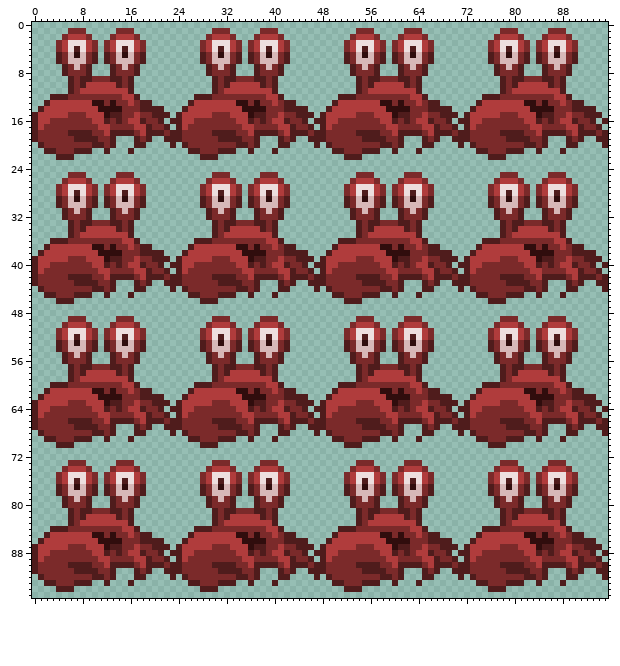
A sprite sheet gets an edit: images/monsters/crab.png. This is how it looked before the edit.
The file is 96x96 pixels.
After the commit:
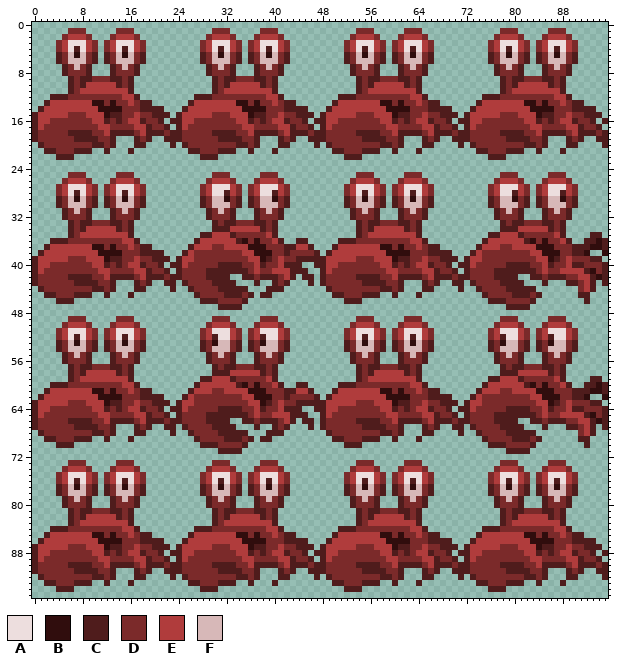
Palette (. is transparent): A #eddede  B #300d0d  C #4f1c1c  D #7b2a2a  E #b03c3c  F #d7b8b8
From old to new:
y 28: x 31..32 CA -> AC; x 39..40 CA -> AC; x 79..80 CA -> AC; x 87..88 CA -> AC
y 29: x 31..32 BF -> FB; x 39..40 BF -> FB; x 79..80 BF -> FB; x 87..88 BF -> FB
y 34: x 31 D -> C; x 79 D -> C
y 35: x 28..31 ..CD -> CCEE; x 33..38 EEEEEE -> CDDDDD; x 76..79 ..CD -> CCEE; x 81..86 EEEEEE -> CDDDDD; x 93..94 .. -> CC
y 36: x 28..35 CCDDDDDD -> EEEEEECB; x 37 D -> B; x 39 E -> D; x 44..45 .. -> CC; x 76..83 CCDDDDDD -> EEEEEECB; x 85 D -> B; x 87 E -> D; x 92..95 .... -> CCBC
y 37: x 30..31 EE -> DD; x 34..36 BBD -> EEB; x 38 D -> B; x 40 E -> D; x 44..46 ... -> EEC; x 78..79 EE -> DD; x 82..84 BBD -> EEB; x 86 D -> B; x 88 E -> D; x 92..95 .... -> CBBC
y 38: x 27..36 EEEEEEEEBB -> DDDDDDDDEE; x 39 D -> B; x 43..47 CCC.. -> DDDDC; x 75..84 EEEEEEEEBB -> DDDDDDDDEE; x 87 D -> B; x 92..93 CC -> B.; x 95 . -> B
y 39: x 27..29 EEE -> DDD; x 33..39 EEEBCCD -> DDDEEBC; x 47 . -> C; x 75..77 EEE -> DDD; x 81..87 EEEBCCD -> DDDEEBC; x 92 C -> D
y 40: x 26 E -> D; x 31..37 DDDEECD -> CCCCDDE; x 40 E -> D; x 43..45 DDC -> CC.; x 74 E -> D; x 79..85 DDDEECD -> CCCCDDE; x 88 E -> D; x 91 D -> C; x 93..94 C. -> DD
y 41: x 25 E -> D; x 29..37 DDDDDDEED -> CCCCCCCDE; x 40 D -> E; x 44..46 DDC -> CC.; x 73 E -> D; x 77..85 DDDDDDEED -> CCCCCCCDE; x 88 D -> E; x 91..95 CDDC. -> ECBDC
y 42: x 29 D -> C; x 33..37 CDDEC -> ..CCD; x 44 C -> .; x 46..47 DC -> C.; x 77 D -> C; x 81..85 CDDEC -> ..CCD; x 90..92 ECC -> DEE; x 94 D -> B
y 43: x 24..25 CD -> .C; x 30 D -> C; x 34..36 CDD -> ...; x 40..43 .CDC -> CDC.; x 47 C -> .; x 72..73 CD -> .C; x 78 D -> C; x 82..84 CDD -> ...; x 90..94 DC..C -> CDEC.
y 44: x 25..26 CD -> .C; x 31..33 DDD -> CCC; x 36..37 DC -> ..; x 39..40 .. -> CC; x 42 C -> .; x 47 C -> .; x 73..74 CD -> .C; x 79..81 DDD -> CCC; x 84..85 DC -> ..; x 89..93 CC... -> ..DEC; x 95 C -> .
y 45: x 26 C -> .; x 31 C -> D; x 34..35 .. -> CD; x 38..40 ..C -> CC.; x 74 C -> .; x 79 C -> D; x 82..83 .. -> CD; x 88 C -> .; x 91..92 .. -> CC
y 46: x 31..35 ..... -> DDDDC; x 79..83 ..... -> DDDDC; x 92 . -> C
y 47: x 31..34 .... -> CCCC; x 79..82 .... -> CCCC
y 52: x 30..31 AC -> CA; x 38..39 AC -> CA; x 78..79 AC -> CA; x 86..87 AC -> CA
y 53: x 30..31 FB -> BF; x 38..39 FB -> BF; x 78..79 FB -> BF; x 86..87 FB -> BF
y 58: x 31 D -> C; x 79 D -> C
y 59: x 28..31 ..CD -> CCEE; x 33..38 EEEEEE -> CDDDDD; x 76..79 ..CD -> CCEE; x 81..86 EEEEEE -> CDDDDD; x 93..94 .. -> CC
y 60: x 28..35 CCDDDDDD -> EEEEEECB; x 37 D -> B; x 39 E -> D; x 44..45 .. -> CC; x 76..83 CCDDDDDD -> EEEEEECB; x 85 D -> B; x 87 E -> D; x 92..95 .... -> CCBC
y 61: x 30..31 EE -> DD; x 34..36 BBD -> EEB; x 38 D -> B; x 40 E -> D; x 44..46 ... -> EEC; x 78..79 EE -> DD; x 82..84 BBD -> EEB; x 86 D -> B; x 88 E -> D; x 92..95 .... -> CBBC
y 62: x 27..36 EEEEEEEEBB -> DDDDDDDDEE; x 39 D -> B; x 43..47 CCC.. -> DDDDC; x 75..84 EEEEEEEEBB -> DDDDDDDDEE; x 87 D -> B; x 92..93 CC -> B.; x 95 . -> B
y 63: x 27..29 EEE -> DDD; x 33..39 EEEBCCD -> DDDEEBC; x 47 . -> C; x 75..77 EEE -> DDD; x 81..87 EEEBCCD -> DDDEEBC; x 92 C -> D
y 64: x 26 E -> D; x 31..37 DDDEECD -> CCCCDDE; x 40 E -> D; x 43..45 DDC -> CC.; x 74 E -> D; x 79..85 DDDEECD -> CCCCDDE; x 88 E -> D; x 91 D -> C; x 93..94 C. -> DD
y 65: x 25 E -> D; x 29..37 DDDDDDEED -> CCCCCCCDE; x 40 D -> E; x 44..46 DDC -> CC.; x 73 E -> D; x 77..85 DDDDDDEED -> CCCCCCCDE; x 88 D -> E; x 91..95 CDDC. -> ECBDC
y 66: x 29 D -> C; x 33..37 CDDEC -> ..CCD; x 44 C -> .; x 46..47 DC -> C.; x 77 D -> C; x 81..85 CDDEC -> ..CCD; x 90..92 ECC -> DEE; x 94 D -> B
y 67: x 24..25 CD -> .C; x 30 D -> C; x 34..36 CDD -> ...; x 40..43 .CDC -> CDC.; x 47 C -> .; x 72..73 CD -> .C; x 78 D -> C; x 82..84 CDD -> ...; x 90..94 DC..C -> CDEC.
y 68: x 25..26 CD -> .C; x 31..33 DDD -> CCC; x 36..37 DC -> ..; x 39..40 .. -> CC; x 42 C -> .; x 47 C -> .; x 73..74 CD -> .C; x 79..81 DDD -> CCC; x 84..85 DC -> ..; x 89..93 CC... -> ..DEC; x 95 C -> .
y 69: x 26 C -> .; x 31 C -> D; x 34..35 .. -> CD; x 38..40 ..C -> CC.; x 74 C -> .; x 79 C -> D; x 82..83 .. -> CD; x 88 C -> .; x 91..92 .. -> CC
y 70: x 31..35 ..... -> DDDDC; x 79..83 ..... -> DDDDC; x 92 . -> C
y 71: x 31..34 .... -> CCCC; x 79..82 .... -> CCCC
